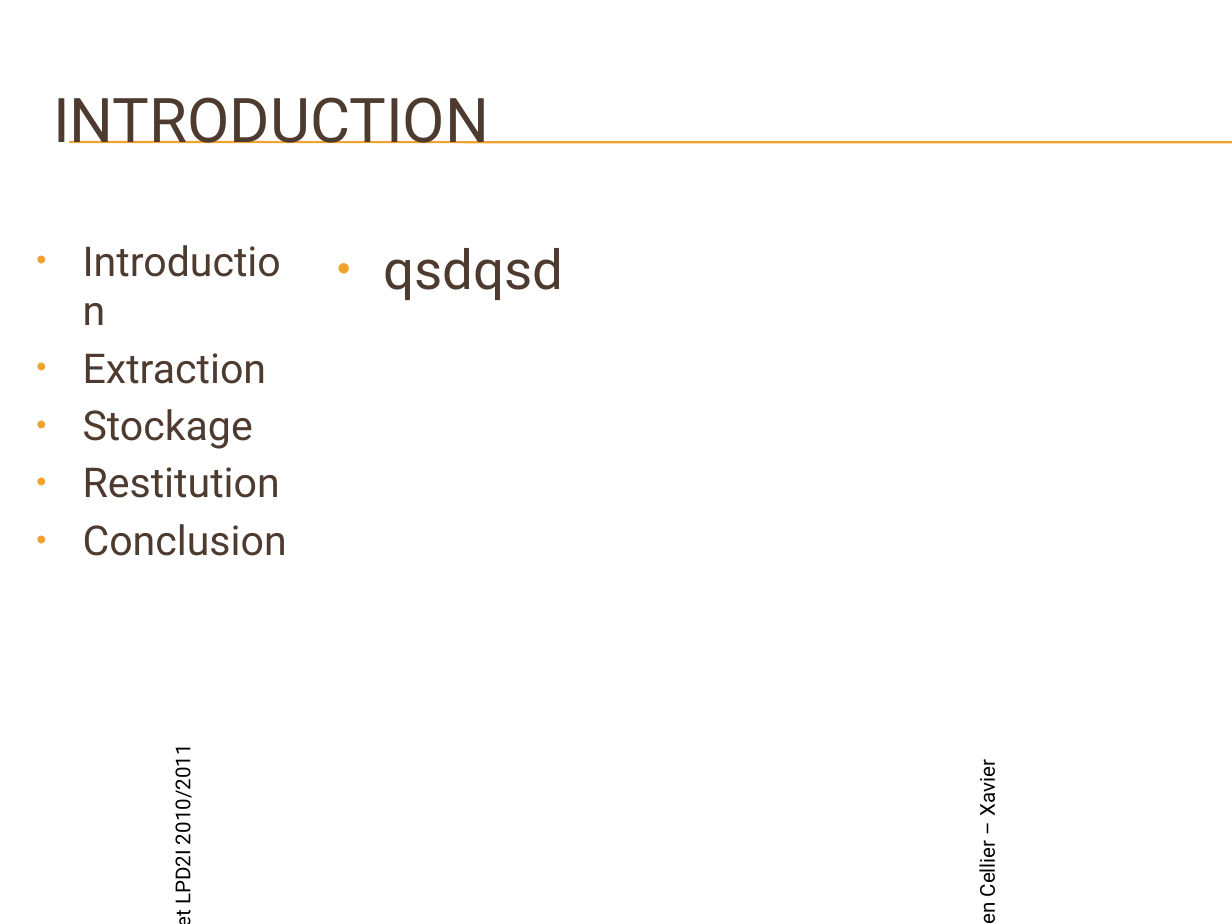
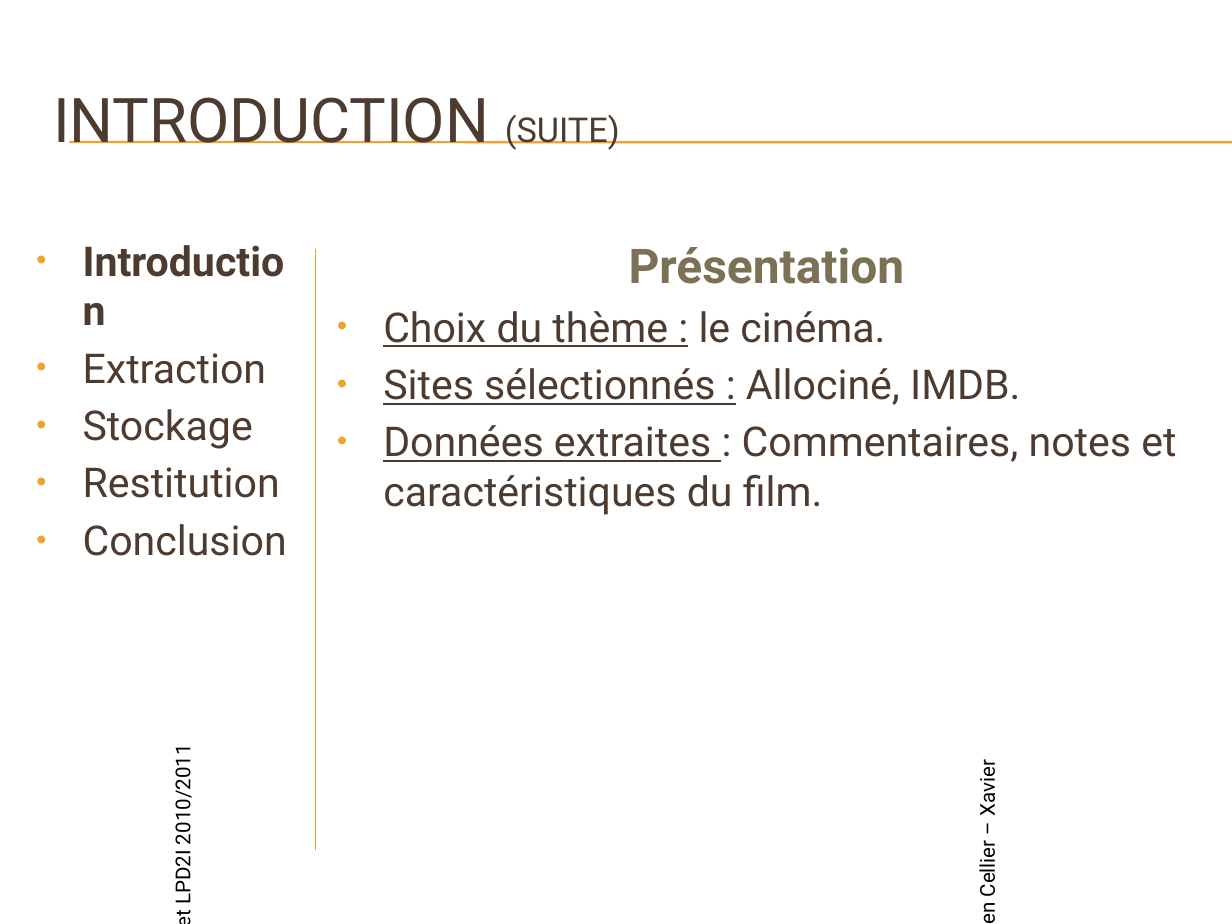
Before and after one commit to xqvier/projettuteurexml, a slide deck: slide 3 of pwp soutenance.pptx (slide 5 before the commit). Drawn at 1232x924 pixels with LibreOffice and Linux fonts; fonts in the diff are those of the drawing; background and template pictures are left out. Boxes give left, top, right and bottom in pixels: in the first picture for what was removed or moved away, otherwise in the second. Text is boxed around its words. In the diff, an @@ line names an element or a change of style, - is before the commit and + after.

```diff
--- a/pwp soutenance.pptx
+++ b/pwp soutenance.pptx
@@ title at (x1=53, y1=97, x2=620, y2=150): text changed @@
-INTRODUCTION
+INTRODUCTION (SUITE)
@@ text "Introduction" at (x1=83, y1=353, x2=287, y2=556): bold on in "Introduction" @@
@@ line added from (315, 249) to (315, 850), #F0A22E 0.79 pt @@
@@ text at (x1=383, y1=247, x2=1176, y2=515): text changed; size 32 to 24 pt @@
-• qsdqsd
+Présentation
+• Choix du thème : le cinéma.
+• Sites sélectionnés : Allociné, IMDB.
+• Données extraites : Commentaires, notes et caractéristiques du film.
```
Also in this commit, not shown: 3 other slides changed, 7 slides added.
